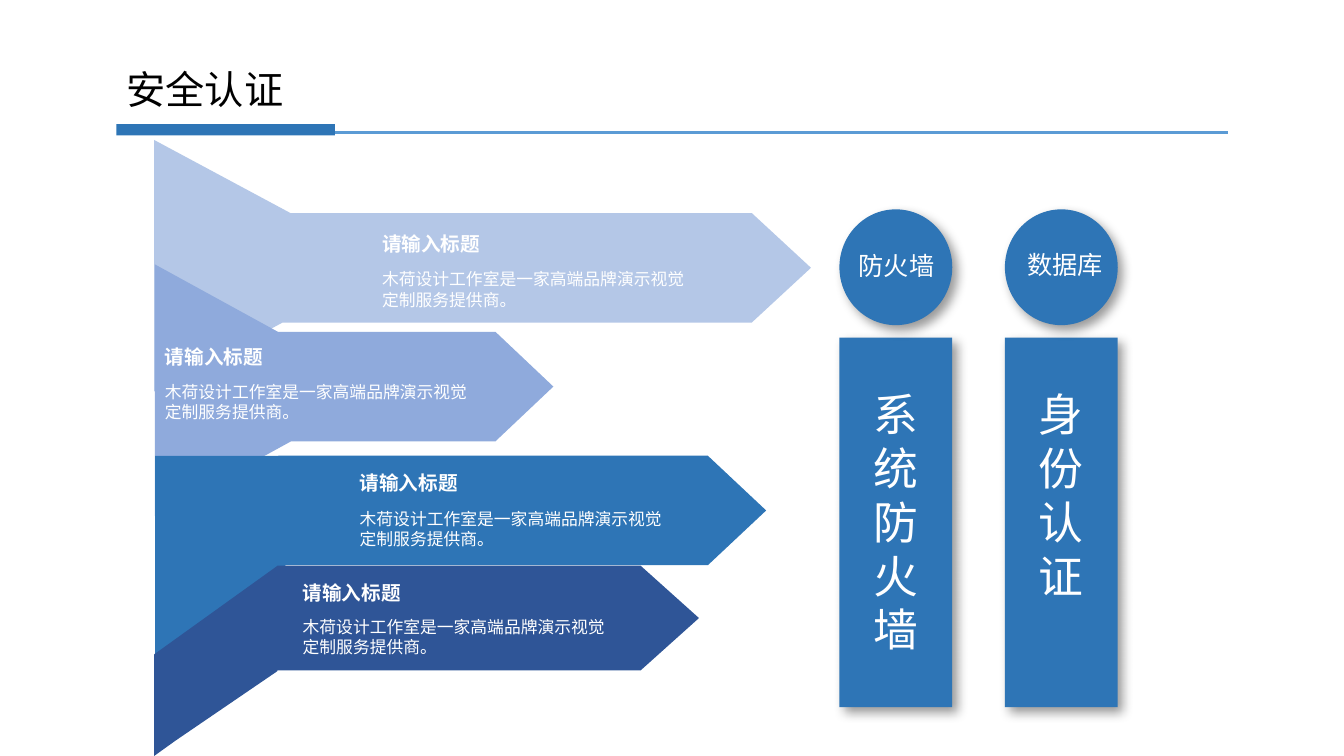
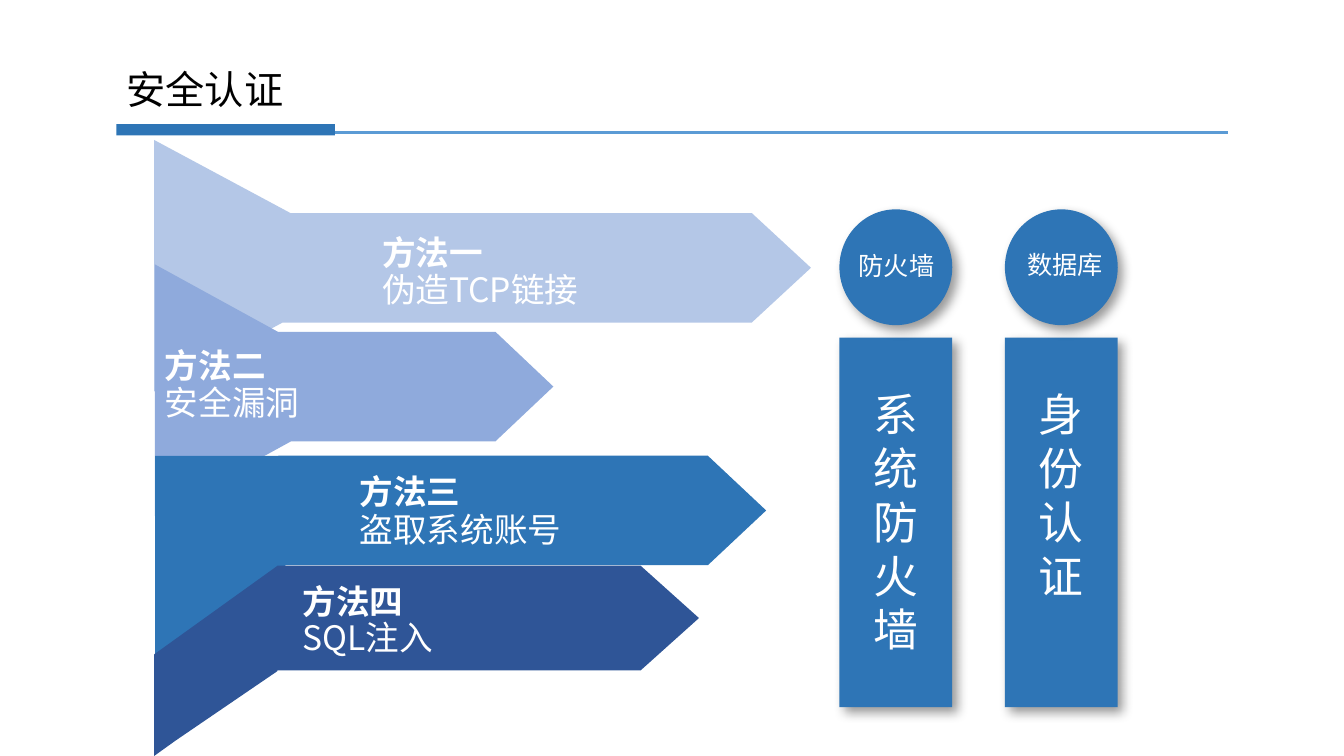
Before and after one commit to sid2656/utils_mongodb, a slide deck: slide 22 of docs/MongoDB视频录制ppt.pptx (slide 19 before the commit). Drawn at 1344x756 pixels with LibreOffice and Linux fonts; fonts in the diff are those of the drawing. Boxes give left, top, right and bottom in pixels: in the first picture for what was removed or moved away, otherwise in the second. Text is boxed around its words. In the diff, an @@ line names an element or a change of style, - is before the commit and + after.

```diff
--- a/docs/MongoDB视频录制ppt.pptx
+++ b/docs/MongoDB视频录制ppt.pptx
@@ text at <box>382,236,483,268</box>: text changed; size 14 to 24 pt @@
-请输入标题
+方法一
@@ text at <box>382,274,578,305</box>: text changed; size 12 to 24 pt @@
-木荷设计工作室是一家高端品牌演示视觉定制服务提供商。
+伪造TCP链接
@@ text at <box>165,349,266,381</box>: text changed; size 14 to 24 pt @@
-请输入标题
+方法二
@@ text at <box>165,380,299,418</box>: text changed; size 12 to 24 pt @@
-木荷设计工作室是一家高端品牌演示视觉定制服务提供商。
+安全漏洞
@@ text at <box>360,475,461,507</box>: text changed; size 14 to 24 pt @@
-请输入标题
+方法三
@@ text at <box>360,514,562,545</box>: text changed; size 12 to 24 pt @@
-木荷设计工作室是一家高端品牌演示视觉定制服务提供商。
+盗取系统账号
@@ text at <box>303,585,404,624</box>: text changed; size 14 to 24 pt @@
-请输入标题
+方法四
@@ text at <box>303,615,433,656</box>: text changed; size 12 to 24 pt @@
-木荷设计工作室是一家高端品牌演示视觉定制服务提供商。
+SQL注入
```
Also in this commit, not shown: 1 other slide changed, 6 slides added, 2 slides removed, 11 other files.
